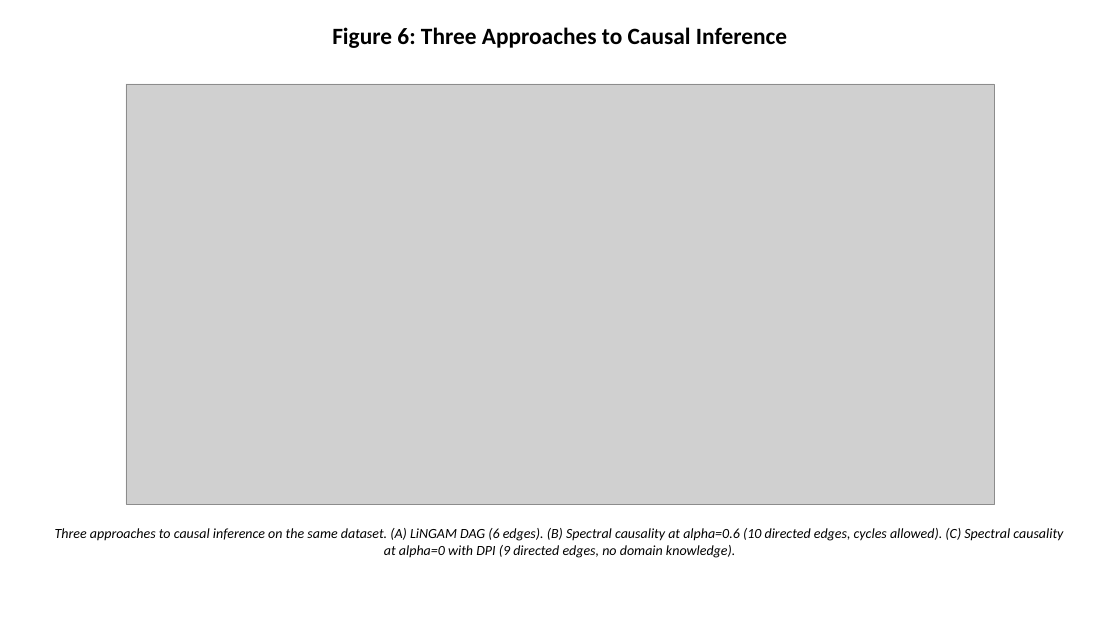
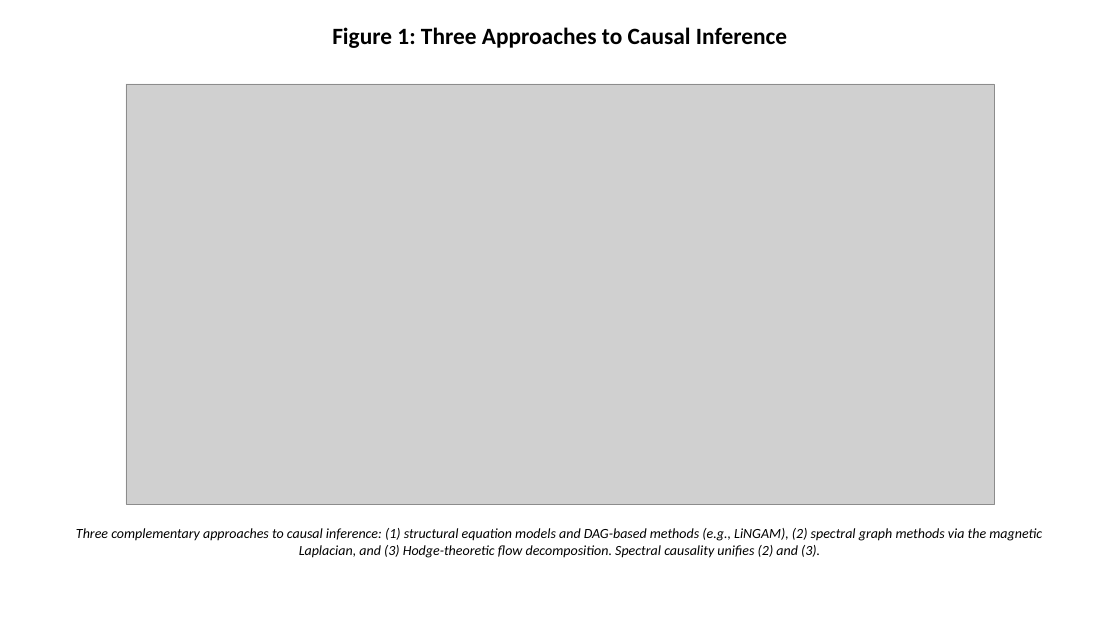
Before and after one commit to bougtoir/kotha-rct-decomposition, a slide deck: slide 1 of spectral-causality-jmlr/spectral_causality_figures.pptx (slide 6 before the commit). Drawn at 1120x630 pixels with LibreOffice and Linux fonts; fonts in the diff are those of the drawing; grey boxes stand for pictures. Boxes give left, top, right and bottom in pixels: in the first picture for what was removed or moved away, otherwise in the second. Text is boxed around its words. In the diff, an @@ line names an element or a change of style, - is before the commit and + after.

```diff
--- a/spectral-causality-jmlr/spectral_causality_figures.pptx
+++ b/spectral-causality-jmlr/spectral_causality_figures.pptx
@@ text at box(332, 27, 787, 48): text changed @@
-Figure 6: Three Approaches to Causal Inference
+Figure 1: Three Approaches to Causal Inference
@@ text at box(76, 528, 1042, 558): text changed @@
-Three approaches to causal inference on the same dataset. (A) LiNGAM DAG (6 edges). (B) Spectral causality at alpha=0.6 (10 directed edges, cycles allowed). (C) Spectral causality at alpha=0 with DPI (9 directed edges, no domain knowledge).
+Three complementary approaches to causal inference: (1) structural equation models and DAG-based methods (e.g., LiNGAM), (2) spectral graph methods via the magnetic Laplacian, and (3) Hodge-theoretic flow decomposition. Spectral causality unifies (2) and (3).
```
Also in this commit, not shown: 1 other slide changed, 5 slides removed, 9 other files.
